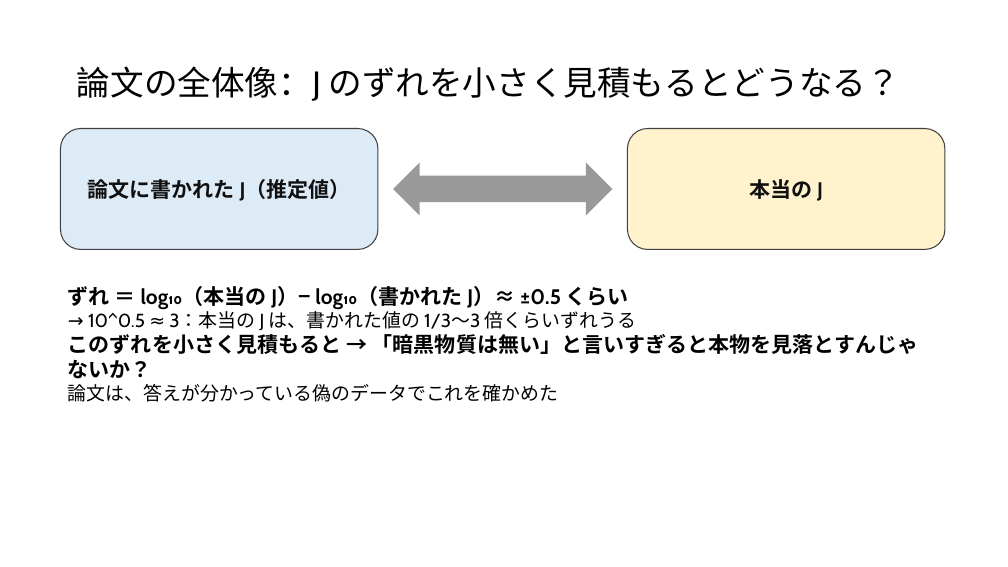
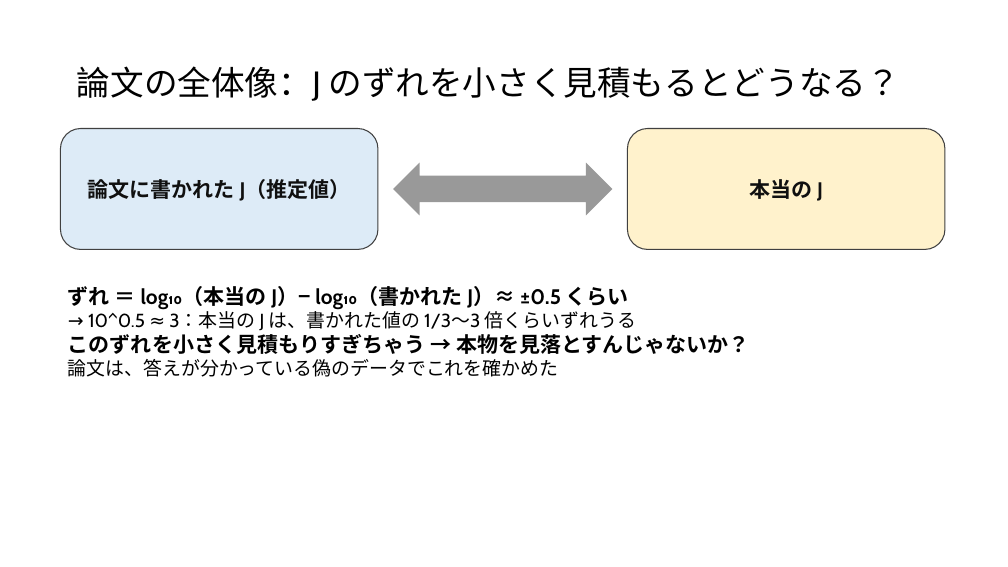
Before and after one commit to Mikann20041029/darkmatter-slides, a slide deck: slide 33 of slides/2026-10-03_研究進捗報告_claude_夕方版.pptx. Drawn at 1008x567 pixels with LibreOffice and Linux fonts; fonts in the diff are those of the drawing. Boxes give left, top, right and bottom in pixels: in the first picture for what was removed or moved away, otherwise in the second. Text is boxed around its words. In the diff, an @@ line names an element or a change of style, - is before the commit and + after.

Commit message:
slides: 本人の編集版を更新 (10-05 14:57)

```diff
--- a/slides/2026-10-03_研究進捗報告_claude_夕方版.pptx
+++ b/slides/2026-10-03_研究進捗報告_claude_夕方版.pptx
@@ text at (68, 334, 750, 354): text changed @@
-このずれを小さく見積もると → 「暗黒物質は無い」と言いすぎると本物を見落とすんじゃないか？
+このずれを小さく見積もりすぎちゃう → 本物を見落とすんじゃないか？
```
